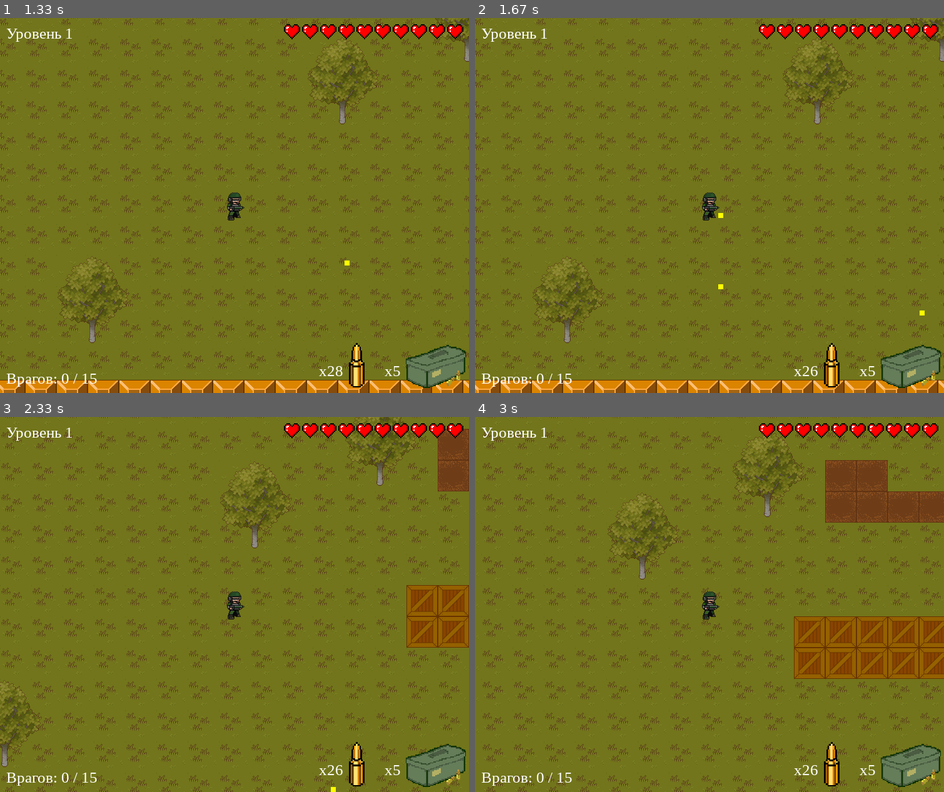
Above: before the commit, frames 1-4 (two rows, left to right).
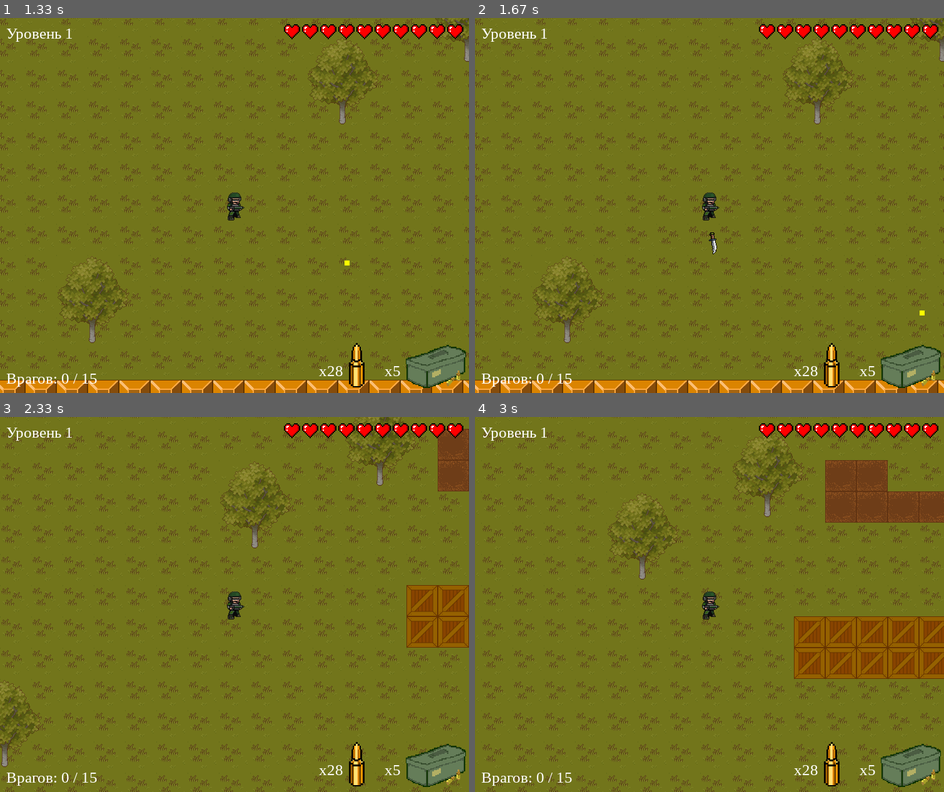
Above: after the commit, the same moments.

Repository: AnReyX/PyGame_Project
Game: pygame game, started from PyGameProject/main.py
The game is run twice, just before and just after one commit, with the same random seed, the same clock (stepped at 60 frames per second) and the same inputs.
Inputs (mouse positions are in pixels of both pictures, inside the frame that each line leads up to):
- Up to frame 1 (1.33 s): tap 1 at 0.33 s; press the mouse at (248, 318) at 0.7 s; move the mouse to (267, 273) at 0.8 s; release the mouse at (281, 231) at 0.93 s; tap 2 at 1 s
- Up to frame 2 (1.67 s): press the mouse at (723, 318) at 1.37 s; move the mouse to (803, 333) at 1.47 s; release the mouse at (887, 348) at 1.6 s
- Up to frame 3 (2.33 s): hold Right 1.67-2.13 s; hold Up from 2.17 s (still down)
- Up to frame 4 (3 s): release Up at 2.47 s; hold Right 2.5-2.97 s

Frame 1 is identical in both runs. In frame 2, 0.1% of the frame differs, in the area x 49-74%, y 52-96%; in frame 3, less than 0.1%; in frame 4, less than 0.1%.

Commit message:
Made a knife weapon on keyboard num 2

Diff:
--- a/PyGameProject/main.py
+++ b/PyGameProject/main.py
@@ -1,6 +1,7 @@
 import os
 import sys
 import pygame
+import math
 
 pygame.init()
 pygame.display.set_caption('Snake Arena')
@@ -19,11 +20,13 @@
 enemy_sprite = pygame.sprite.Group()
 spawner_sprite = pygame.sprite.Group()
 after_player_sprite = pygame.sprite.Group()
+knife_sprite = pygame.sprite.Group()
 all_sprites = pygame.sprite.Group()
 
 allow_shoot = pygame.USEREVENT + 0
 allow_reload = pygame.USEREVENT + 1
 enemy_shoot = pygame.USEREVENT + 2
+allow_hit = pygame.USEREVENT + 3
 
 pygame.time.set_timer(enemy_shoot, 500)
 
@@ -90,10 +93,33 @@
             self.kill()
 
 
+class Knife(pygame.sprite.Sprite):
+    def __init__(self, x, y):
+        super().__init__(knife_sprite, all_sprites)
+        self.ticks = 0
+        self.rect = player.rect
+        self.direction = (pygame.math.Vector2(x, y) - self.rect.center).angle_to((1, 0)) - 90
+        self.image = pygame.transform.rotate(knife_image, self.direction)
+        self.rect = self.image.get_rect(center=self.rect.center)
+
+    def update(self):
+        x_move = -10 * math.sin(math.radians(self.direction))
+        y_move = -10 * math.cos(math.radians(self.direction))
+        self.rect.x += (x_move if self.ticks < 10 else -x_move) - camera.dx
+        self.rect.y += (y_move if self.ticks < 10 else -y_move) - camera.dy
+        if pygame.sprite.spritecollideany(self, enemy_sprite) and self.ticks == 10:
+            for en in pygame.sprite.spritecollide(self, enemy_sprite, False):
+                en.health -= 2
+        if self.ticks == 20:
+            self.kill()
+        self.ticks += 1
+
+
 class Player(pygame.sprite.Sprite):
     def __init__(self, pos_x, pos_y):
         super().__init__(player_sprite, all_sprites)
         self.hp, self.ammo, self.pack, self.killed_enemies = 10, 30, 5, 0
+        self.weapon, self.is_hitting = True, False
         self.is_reloading, self.is_shooting, self.safe_frames, self.flag = False, False, False, False
         self.image = pygame.transform.scale(load_image('character.png'), (34, 52))
         self.rect = self.image.get_rect(center=((tile_len * pos_x - self.image.get_width()) // 2,
@@ -137,6 +163,10 @@
             Bullet(*self.rect.center, *pygame.mouse.get_pos(), False)
             self.ammo -= 1
 
+    def hit(self):
+        if self.is_hitting:
+            Knife(*pygame.mouse.get_pos())
+
     def reload(self):
         if self.pack != 0:
             self.ammo = 30
@@ -221,7 +251,7 @@
 
     def update(self):
         right, left, up, down = self.speed, -self.speed, -self.speed, self.speed
-        if self.health == 0:
+        if self.health <= 0:
             player.killed_enemies += 1
             self.kill()
         if pygame.sprite.spritecollideany(self, border_sprite):
@@ -422,6 +452,7 @@
     'bullet': load_image('bullet.png'),
     'ammo_pack': load_image('ammo_pack.png')
 }
+knife_image = load_image('knife.png')
 player, level_x, level_y = generate_level(level_map)
 camera = Camera()
 sf = 0
@@ -438,6 +469,8 @@
     spawner_sprite.draw(screen)
     spawner_sprite.update()
     bullets_sprite.draw(screen)
+    knife_sprite.draw(screen)
+    knife_sprite.update()
     player_sprite.draw(screen)
     enemy_sprite.draw(screen)
     enemy_sprite.update()
@@ -454,9 +487,12 @@
     for event in pygame.event.get():
         if event.type == pygame.QUIT:
             terminate()
-        if event.type == allow_shoot:
+        if event.type == allow_shoot and player.weapon:
             pygame.time.set_timer(allow_shoot, 200)
             player.shoot()
+        if event.type == allow_hit and not player.weapon:
+            pygame.time.set_timer(allow_hit, 500)
+            player.hit()
         if event.type == enemy_shoot:
             for enemy in enemy_sprite:
                 enemy.shoot()
@@ -466,10 +502,17 @@
         if not player.is_reloading:
             if event.type == pygame.MOUSEBUTTONDOWN and event.button == 1:
                 player.is_shooting = True
+                player.is_hitting = True
                 pygame.time.set_timer(allow_shoot, 10)
+                pygame.time.set_timer(allow_hit, 10)
             elif event.type == pygame.MOUSEBUTTONUP and event.button == 1:
                 player.is_shooting = False
+                player.is_hitting = False
         if event.type == pygame.KEYDOWN or event.type == pygame.KEYUP:
+            if event.key == pygame.K_1 and event.type == pygame.KEYDOWN:
+                player.weapon = True
+            elif event.key == pygame.K_2 and event.type == pygame.KEYDOWN:
+                player.weapon = False
             if event.key == pygame.K_r and event.type == pygame.KEYDOWN:
                 pygame.time.set_timer(allow_reload, 3000)
                 player.is_reloading = not player.is_reloading
Binary file added: PyGameProject/data/knife.png
